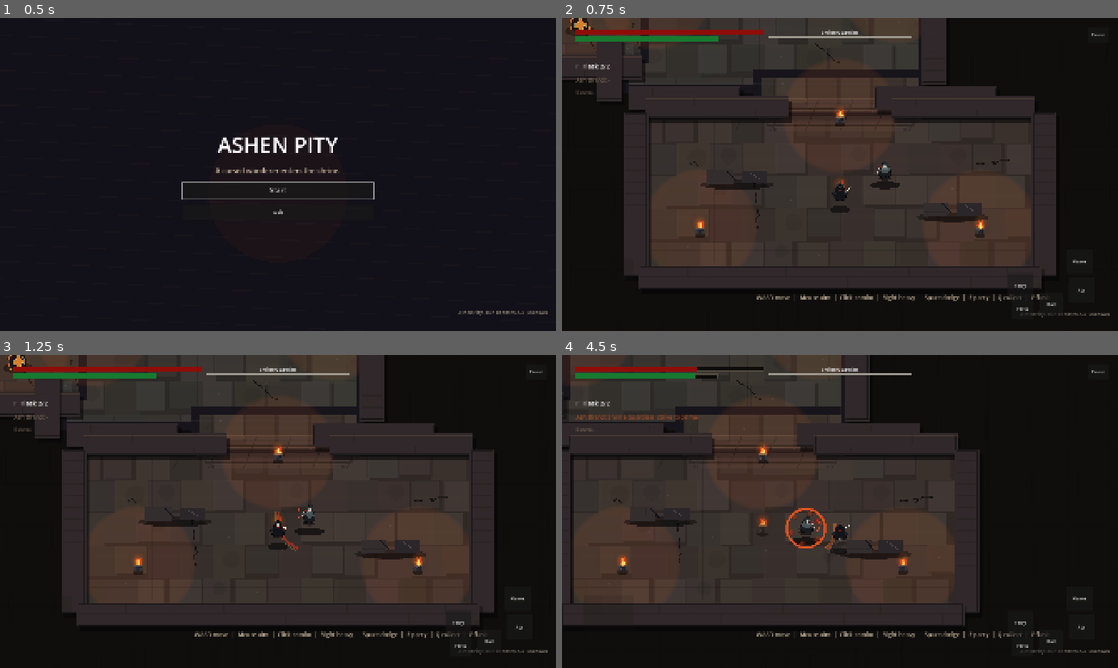
Above: before the commit, frames 1-4 (two rows, left to right).
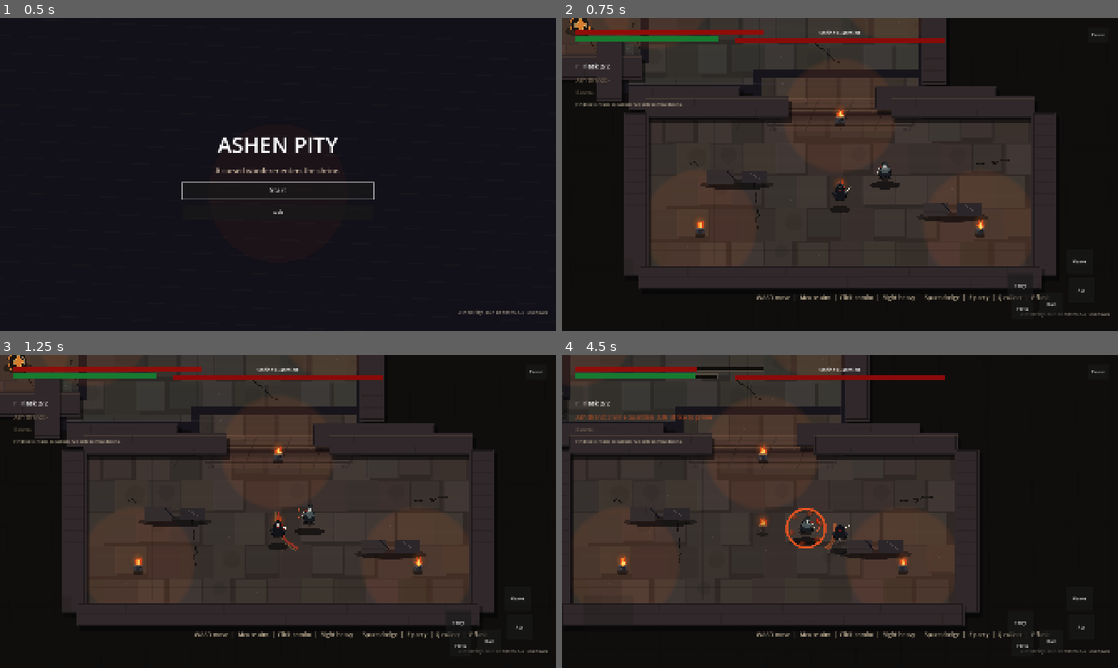
Above: after the commit, the same moments.

Repository: Seifeldin02/AshenPity
Game: Godot game, scene res://scenes/boot/Boot.tscn
Same seed, same stepped clock (60 frames per second), same inputs: the game is played once before the commit and once after it.
Inputs (mouse positions are in pixels of both pictures, inside the frame that each line leads up to):
- Up to frame 1 (0.5 s): no input
- Up to frame 2 (0.75 s): click "Start" at 0.5 s
- Up to frame 3 (1.25 s): no input
- Up to frame 4 (4.5 s): click "Atk" at 1.25 s; click "Heavy" at 2 s; move the mouse to (962, 495) at 2.77 s; hold D (move_right) 2.78-3.5 s; tap Q (collect) at 2.85 s; click (962, 495) at 2.92 s; drag from (728, 527) to (878, 533) at 3.52 s; move the mouse to (895, 442) at 4.27 s; hold D (move_right) from 4.28 s (still down); tap Space (dodge) at 4.35 s

Frame 1 is identical in both runs. In frame 2, 1.0% of the frame differs, in the area x 2-69%, y 3-29%; in frame 3, 1.0%; in frame 4, 1.1%.

Commit message:
feat: clarify combat hud and boss bars

Diff:
--- a/scenes/ui/HUD.tscn
+++ b/scenes/ui/HUD.tscn
@@ -29,7 +29,7 @@
 corner_radius_bottom_left = 0
 
 [sub_resource type="StyleBoxFlat" id="StyleBoxFlat_enemy_fill"]
-bg_color = Color(0.62, 0.60, 0.56, 1)
+bg_color = Color(0.54, 0.045, 0.035, 1)
 corner_radius_top_left = 0
 corner_radius_top_right = 0
 corner_radius_bottom_right = 0
@@ -101,7 +101,7 @@
 anchors_preset = -1
 anchor_left = 0.025
 anchor_top = 0.185
-anchor_right = 0.34
+anchor_right = 0.45
 anchor_bottom = 0.225
 theme_override_colors/font_color = Color(0.78, 0.72, 0.64, 0.82)
 theme_override_font_sizes/font_size = 20
@@ -113,30 +113,45 @@
 anchors_preset = -1
 anchor_left = 0.025
 anchor_top = 0.225
-anchor_right = 0.42
+anchor_right = 0.45
 anchor_bottom = 0.265
 theme_override_colors/font_color = Color(0.78, 0.72, 0.64, 0.76)
 theme_override_font_sizes/font_size = 18
 text = "Boons: -"
 
+[node name="BoonHelpLabel" type="Label" parent="Root"]
+unique_name_in_owner = true
+layout_mode = 1
+anchors_preset = -1
+anchor_left = 0.025
+anchor_top = 0.265
+anchor_right = 0.36
+anchor_bottom = 0.34
+theme_override_colors/font_color = Color(0.86, 0.80, 0.68, 0.78)
+theme_override_font_sizes/font_size = 15
+text = "Find loot shrines to unlock run-only combat boons."
+autowrap_mode = 3
+
 [node name="EnemyPanel" type="VBoxContainer" parent="Root"]
 unique_name_in_owner = true
 layout_mode = 1
 anchors_preset = -1
-anchor_left = 0.37
+anchor_left = 0.31
 anchor_top = 0.035
-anchor_right = 0.63
-anchor_bottom = 0.105
+anchor_right = 0.69
+anchor_bottom = 0.112
 theme_override_constants/separation = 4
 
 [node name="EnemyLabel" type="Label" parent="Root/EnemyPanel"]
 unique_name_in_owner = true
 layout_mode = 2
+theme_override_font_sizes/font_size = 18
 text = "Shrine Guardian"
 horizontal_alignment = 1
 
 [node name="EnemyBar" type="ProgressBar" parent="Root/EnemyPanel"]
 unique_name_in_owner = true
+custom_minimum_size = Vector2(620, 18)
 layout_mode = 2
 theme_override_styles/background = SubResource("StyleBoxFlat_health_bg")
 theme_override_styles/fill = SubResource("StyleBoxFlat_enemy_fill")
--- a/scripts/enemies/ShrineGuardian.gd
+++ b/scripts/enemies/ShrineGuardian.gd
@@ -156,6 +156,10 @@
 
 func is_collect_ready() -> bool:
 	return ash_branded and collect_ready
+
+
+func brand_time_remaining() -> float:
+	return maxf(_brand_timer, 0.0) if ash_branded else 0.0
 
 
 func _update_brand(delta: float) -> void:
--- a/scripts/ui/HUD.gd
+++ b/scripts/ui/HUD.gd
@@ -9,6 +9,7 @@
 @onready var hints: Label = %Hints
 @onready var brand_label: Label = %BrandLabel
 @onready var boon_label: Label = %BoonLabel
+@onready var boon_help_label: Label = %BoonHelpLabel
 @onready var pickup_label: Label = %PickupLabel
 @onready var wave_label: Label = %WaveLabel
 @onready var death_panel: Control = %DeathPanel
@@ -31,6 +32,7 @@
 	build_label.text = BuildInfo.label()
 	brand_label.text = "Ash Brand: -"
 	boon_label.text = "Boons: -"
+	boon_help_label.text = "Loot shrines grant run-only combat boons."
 	pickup_label.hide()
 	wave_label.hide()
 
@@ -78,6 +80,8 @@
 		_pickup_timer -= delta
 		if _pickup_timer <= 0.0:
 			pickup_label.hide()
+	if is_instance_valid(_player):
+		_on_ash_brand_changed(_player.get("branded_enemy"), bool(_player.get("collect_ready")))
 	_update_enemy_panel()
 
 
@@ -122,7 +126,10 @@
 func _on_ash_brand_changed(enemy: Node, collect_ready: bool) -> void:
 	if is_instance_valid(enemy):
 		var name: String = str(enemy.get("display_name"))
-		brand_label.text = "Ash Brand: %s  %s" % [name, "Q COLLECT" if collect_ready else "strike to prime"]
+		var seconds := 0.0
+		if enemy.has_method("brand_time_remaining"):
+			seconds = float(enemy.brand_time_remaining())
+		brand_label.text = "Ash Brand: %s  %.1fs  %s" % [name, seconds, "Q COLLECT" if collect_ready else "strike to prime"]
 		brand_label.modulate = Color(1.0, 0.78, 0.32, 1.0) if collect_ready else Color(1.0, 0.43, 0.20, 0.92)
 	else:
 		brand_label.text = "Ash Brand: -"
@@ -132,13 +139,17 @@
 func _on_boons_changed(boons: Dictionary) -> void:
 	if boons.is_empty():
 		boon_label.text = "Boons: -"
+		boon_help_label.text = "Find loot shrines to unlock run-only combat boons."
 		boon_label.modulate = Color(0.78, 0.72, 0.64, 0.76)
 		return
 	var names: Array[String] = []
+	var descriptions: Array[String] = []
 	for boon_id in boons.keys():
 		var data: Dictionary = GameBalance.BOON_DATA.get(str(boon_id), {})
 		names.append(str(data.get("display_name", boon_id)))
+		descriptions.append("%s: %s" % [str(data.get("display_name", boon_id)), str(data.get("description", ""))])
 	boon_label.text = "Boons: %s" % ", ".join(PackedStringArray(names))
+	boon_help_label.text = "\n".join(PackedStringArray(descriptions))
 	boon_label.modulate = Color(0.92, 0.74, 0.43, 0.92)
 
 
@@ -162,6 +173,17 @@
 	enemy_label.text = str(target.get("display_name"))
 	enemy_bar.max_value = target.get("max_health")
 	enemy_bar.value = target.get("health")
+	_apply_enemy_bar_style(str(target.get("enemy_kind")))
+
+
+func _apply_enemy_bar_style(enemy_kind: String) -> void:
+	var fill := StyleBoxFlat.new()
+	fill.corner_radius_top_left = 0
+	fill.corner_radius_top_right = 0
+	fill.corner_radius_bottom_left = 0
+	fill.corner_radius_bottom_right = 0
+	fill.bg_color = Color(0.68, 0.04, 0.03, 1.0) if enemy_kind == "ashen_judicator" or enemy_kind == "bell_bearer" else Color(0.54, 0.045, 0.035, 1.0)
+	enemy_bar.add_theme_stylebox_override("fill", fill)
 
 
 func _on_restart_pressed() -> void:
--- a/scripts/world/ShrineArena.gd
+++ b/scripts/world/ShrineArena.gd
@@ -275,7 +275,8 @@
 
 func _on_loot_collected(_boon_id: String, display_name: String) -> void:
 	if is_instance_valid(_hud) and _hud.has_method("show_pickup"):
-		_hud.show_pickup("Boon claimed: %s" % display_name)
+		var data: Dictionary = GameBalance.BOON_DATA.get(_boon_id, {})
+		_hud.show_pickup("%s: %s" % [display_name, str(data.get("description", "run-only boon claimed"))])
 	EFFECT_SCRIPT.spawn(actors_and_tall_props, player.global_position if is_instance_valid(player) else Vector2.ZERO, "brand", Vector2.RIGHT, Color("#ff8f2a"))
 
 
